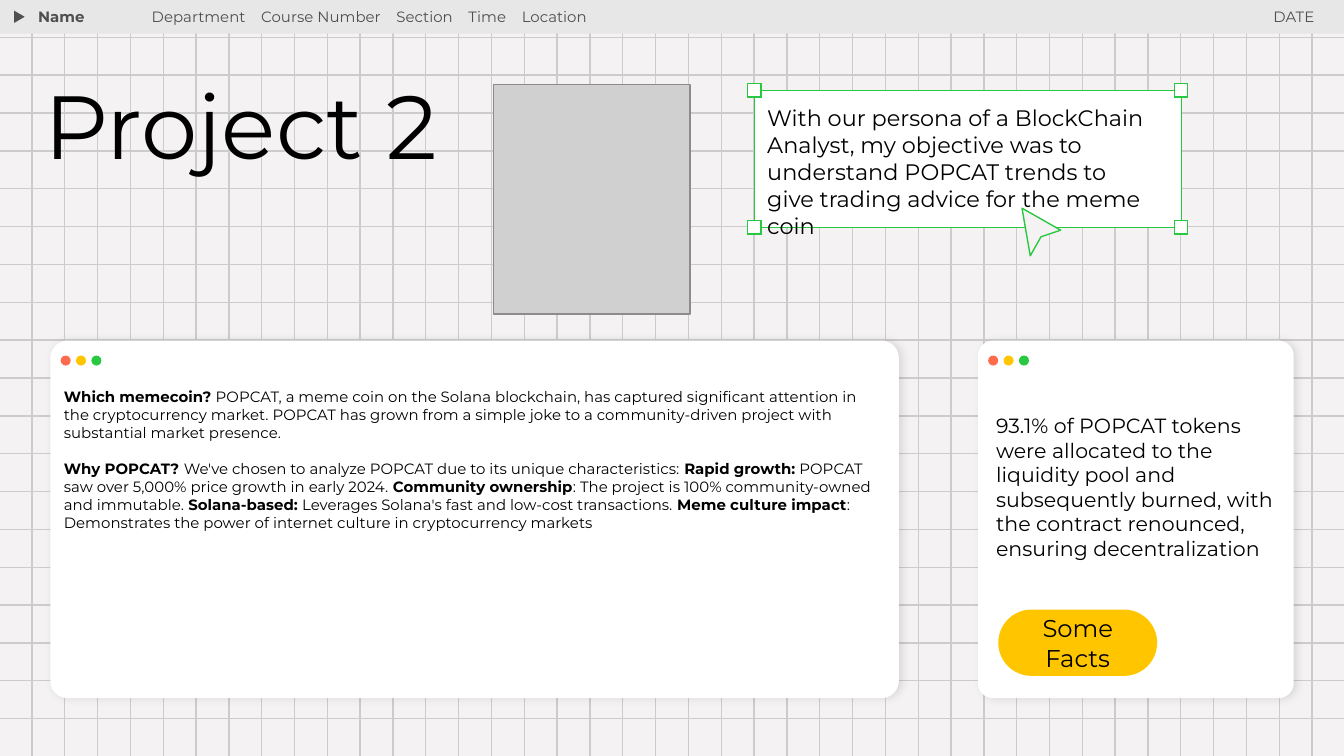
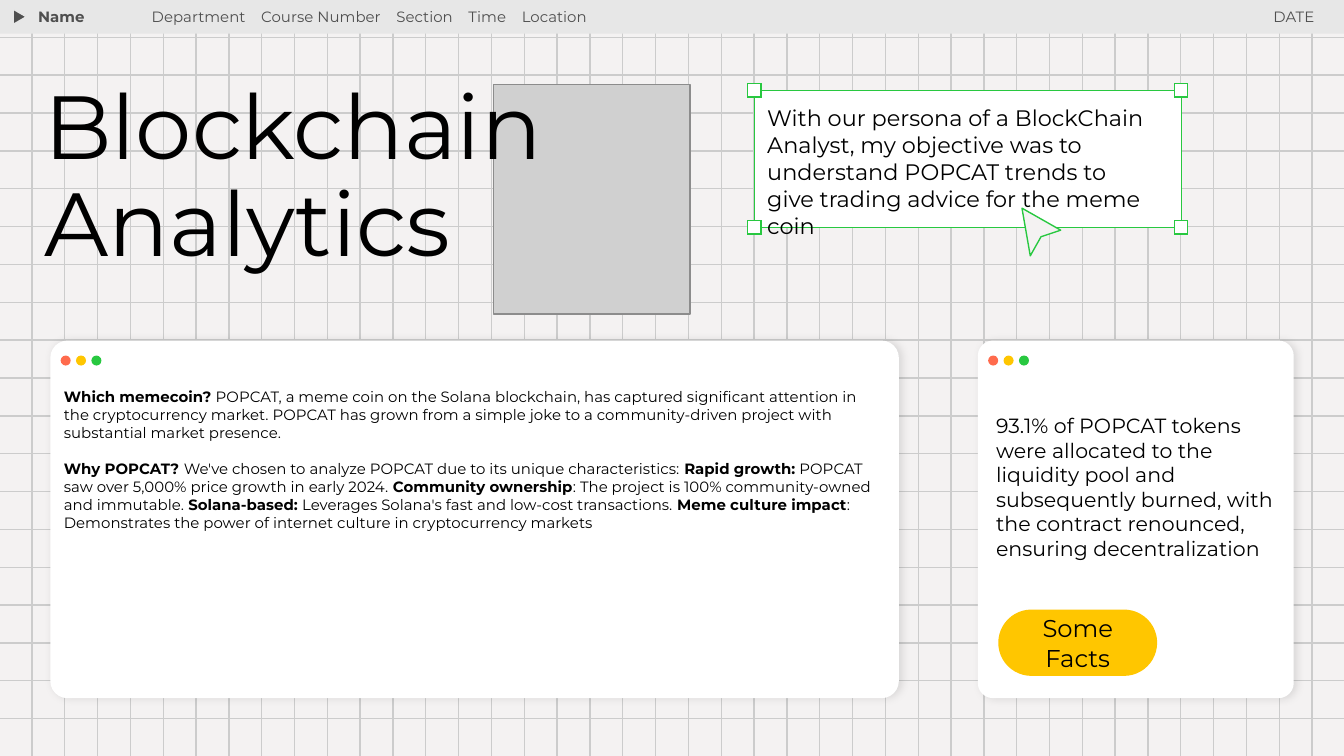
Before and after one commit to shatakshidata/blockchain_analytics, a slide deck: slide 1 of Blockchain_Analytics.pptx. Drawn at 1344x756 pixels with LibreOffice and Linux fonts; fonts in the diff are those of the drawing; grey boxes stand for pictures. Boxes give left, top, right and bottom in pixels: in the first picture for what was removed or moved away, otherwise in the second. Text is boxed around its words. In the diff, an @@ line names an element or a change of style, - is before the commit and + after.

```diff
--- a/Blockchain_Analytics.pptx
+++ b/Blockchain_Analytics.pptx
@@ title added at box(44, 84, 541, 274), 48 pt, text #000000 @@
+Blockchain Analytics
@@ title removed at box(44, 92, 438, 177) @@
-Project 2
```
